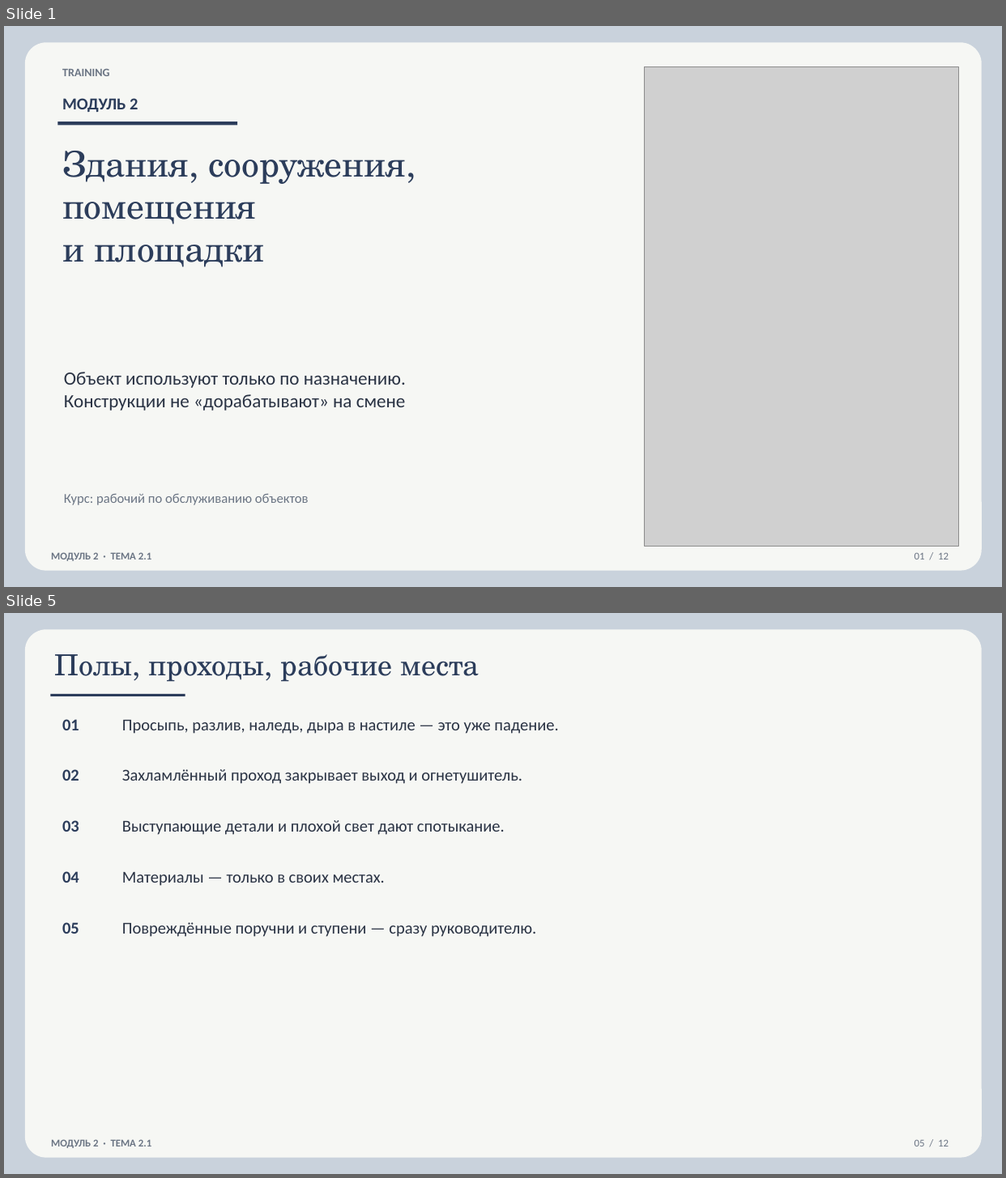
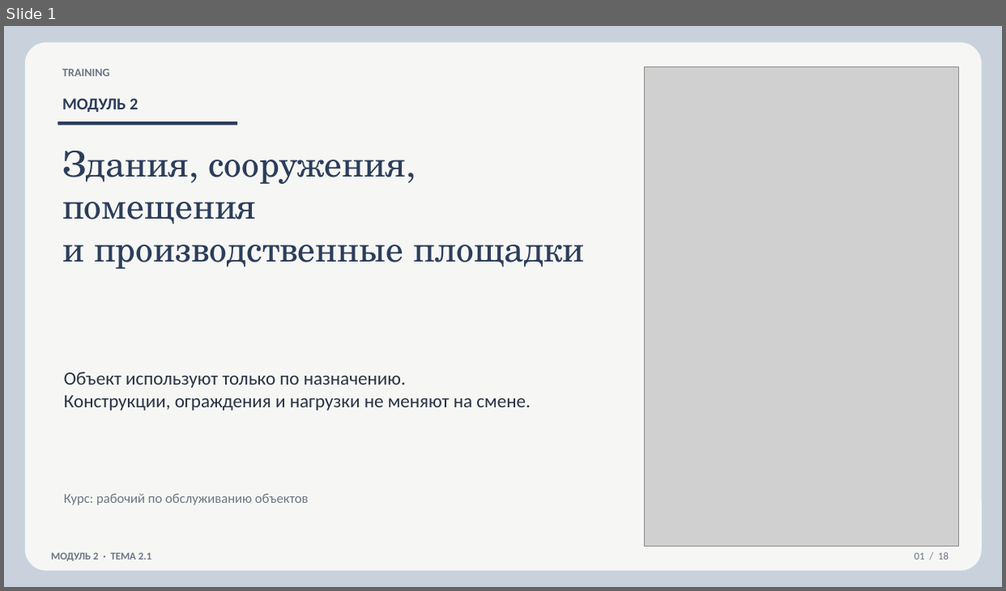
Before and after one commit to lysakalenushka-hash/-, a slide deck: 2.1_Здания_сооружения_площадки.pptx. Shown one above the other, each under a label of ours: slides 1 and 5 before the commit, slide 1 after it; the slides between them are not shown. The pictures are 1006x1178 and 1006x591 pixels, drawn with LibreOffice and Linux fonts; fonts in the diff are those of the drawing; grey boxes stand for pictures. Boxes give left, top, right and bottom in pixels: in the first picture for what was removed or moved away, otherwise in the second. Text is boxed around its words. In the diff, an @@ line names an element or a change of style, - is before the commit and + after.

```diff
--- a/2.1_Здания_сооружения_площадки.pptx
+++ b/2.1_Здания_сооружения_площадки.pptx
@@ slide 5 removed at bbox=[4, 613, 1002, 1174], background #FFFFFF @@
@@ rectangle removed at bbox=[4, 613, 1002, 1174] @@
@@ rounded rectangle removed at bbox=[25, 629, 982, 1158] @@
@@ text removed at bbox=[55, 654, 479, 682] @@
-Полы, проходы, рабочие места
@@ rectangle removed at bbox=[50, 694, 185, 697] @@
@@ text removed at bbox=[62, 719, 79, 730] @@
-01
@@ text removed at bbox=[122, 720, 558, 734] @@
-Просыпь, разлив, наледь, дыра в настиле — это уже падение.
@@ text removed at bbox=[62, 769, 79, 781] @@
-02
@@ text removed at bbox=[122, 769, 522, 784] @@
-Захламлённый проход закрывает выход и огнетушитель.
@@ text removed at bbox=[62, 820, 79, 832] @@
-03
@@ text removed at bbox=[122, 820, 505, 835] @@
-Выступающие детали и плохой свет дают спотыкание.
@@ text removed at bbox=[62, 871, 79, 883] @@
-04
@@ text removed at bbox=[122, 872, 385, 886] @@
-Материалы — только в своих местах.
@@ text removed at bbox=[62, 922, 79, 934] @@
-05
@@ text removed at bbox=[122, 922, 536, 937] @@
-Повреждённые поручни и ступени — сразу руководителю.
@@ text removed at bbox=[51, 1139, 151, 1148] @@
-МОДУЛЬ 2 · ТЕМА 2.1
@@ text removed at bbox=[914, 1140, 948, 1147] @@
-05 / 12
@@ slide 1 changed as well @@
@@ text at bbox=[62, 151, 584, 269]: text changed @@
-Здания, сооружения,
-помещения
-и площадки
+Здания, сооружения,
+помещения
+и производственные площадки
@@ text at bbox=[64, 372, 530, 411]: text changed @@
-Объект используют только по назначению.
-Конструкции не «дорабатывают» на смене
+Объект используют только по назначению.
+Конструкции, ограждения и нагрузки не меняют на смене.
@@ text at bbox=[914, 552, 948, 560]: text changed @@
-01 / 12
+01 / 18
```
Also in this commit, not shown: 4 other slides changed, 13 slides added, 6 other slides removed, 11 other files.
